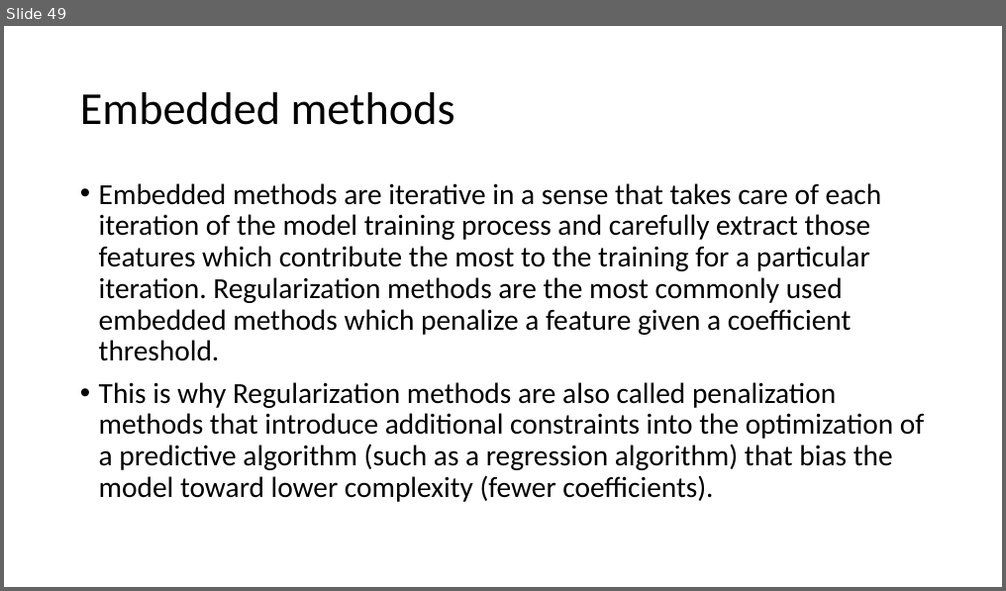
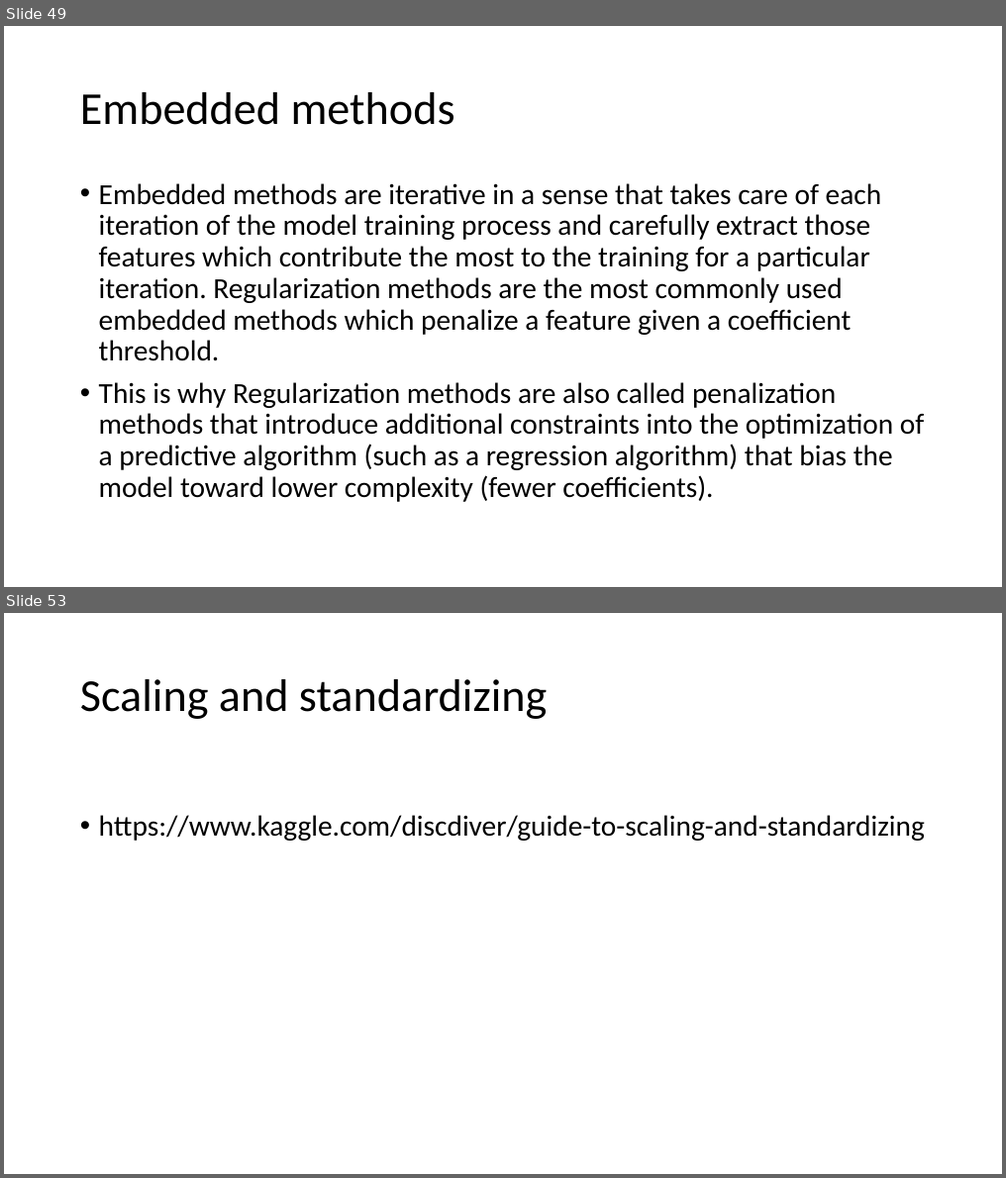
Before and after one commit to FranzGH/IoT_ML, a slide deck: Sklearn-UG.pptx. Shown one above the other, each under a label of ours: slide 49 before the commit, slides 49 and 53 after it; the slides between them are not shown. The pictures are 1006x591 and 1006x1178 pixels, drawn with LibreOffice and Linux fonts; fonts in the diff are those of the drawing. Boxes give left, top, right and bottom in pixels: in the first picture for what was removed or moved away, otherwise in the second. Text is boxed around its words. In the diff, an @@ line names an element or a change of style, - is before the commit and + after.

```diff
--- a/Sklearn-UG.pptx
+++ b/Sklearn-UG.pptx
@@ slide 53 added at (4, 613, 1002, 1174), background #FFFFFF @@
@@ title added at (80, 679, 547, 719), 44 pt, text #000000 @@
+Scaling and standardizing
@@ text added at (99, 815, 925, 841), 28 pt, text #000000 @@
+• https://www.kaggle.com/discdiver/guide-to-scaling-and-standardizing
```
Also in this commit, not shown: 7 other slides added, 14 other files.
